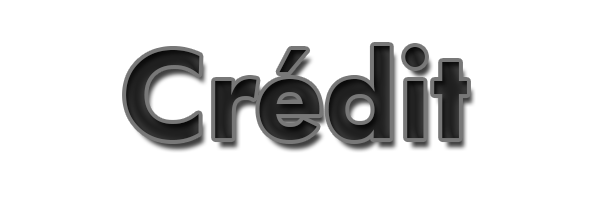
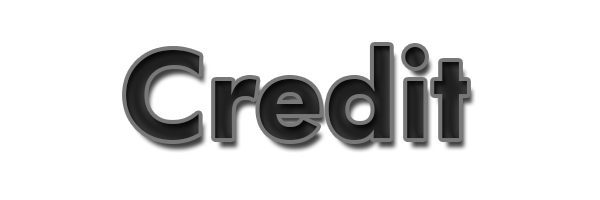
Before/after of a 600 x 200 layered artwork. What changed in the layer stack:
renamed "Crédit" to "Credit", painted on it over [255, 46, 326, 140]
